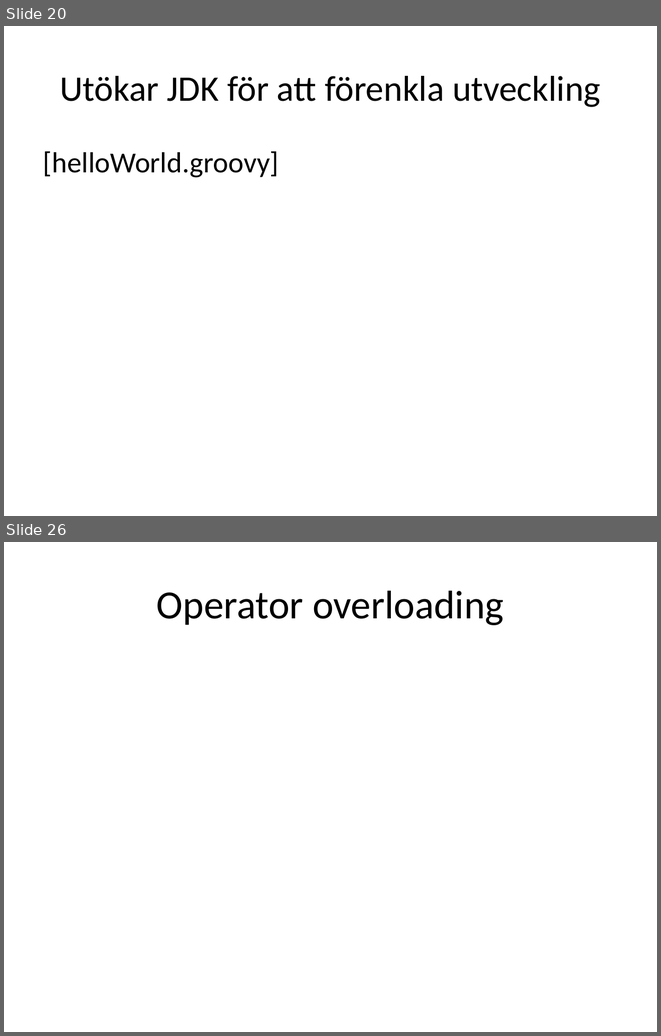
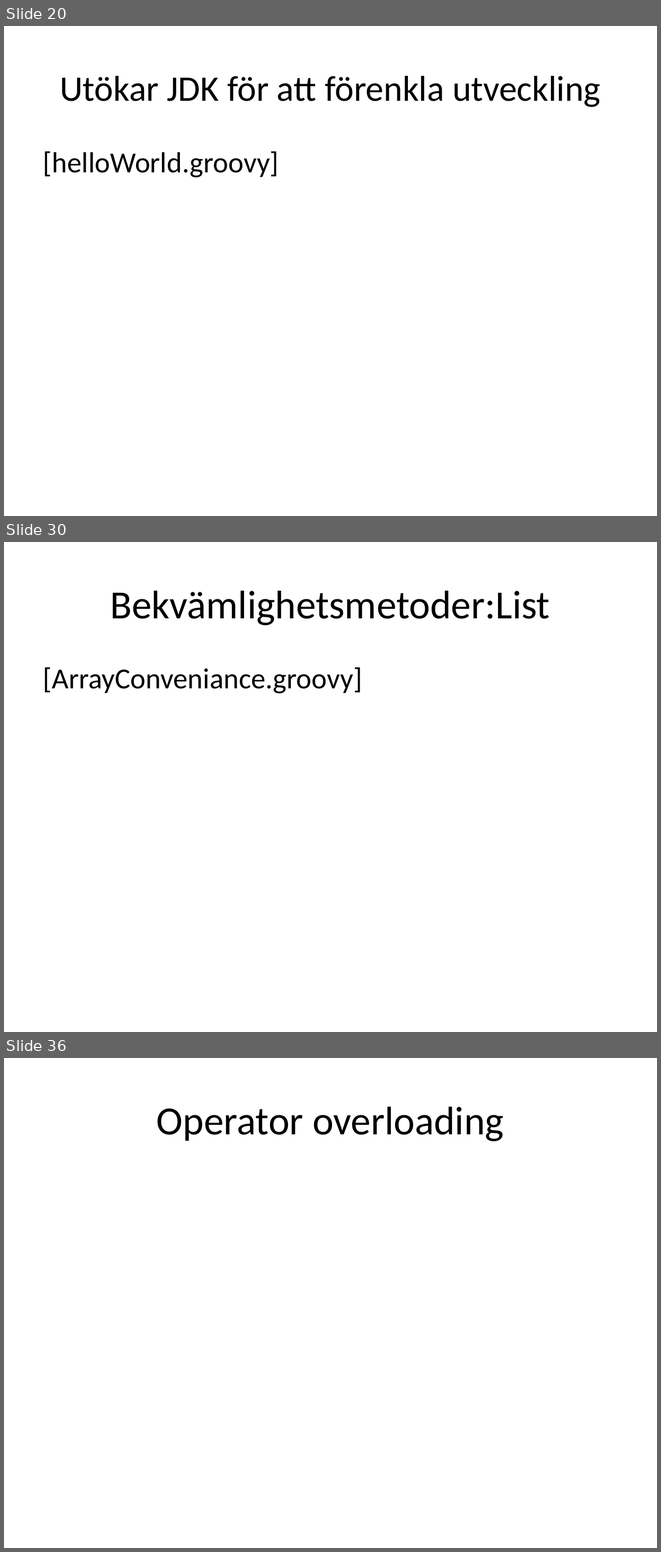
Before and after one commit to me97esn/groovyseminarium, a slide deck: groovyseminarie/dokument/groovyseminarium_source.pptx. Shown one above the other, each under a label of ours: slides 20 and 26 before the commit, slides 20, 30 and 36 after it; the slides between them are not shown. The pictures are 661x1036 and 661x1552 pixels, drawn with LibreOffice and Linux fonts; fonts in the diff are those of the drawing. Boxes give left, top, right and bottom in pixels: in the first picture for what was removed or moved away, otherwise in the second. Text is boxed around its words. In the diff, an @@ line names an element or a change of style, - is before the commit and + after.

Commit message:
lagt till conveniance methods

```diff
--- a/groovyseminarie/dokument/groovyseminarium_source.pptx
+++ b/groovyseminarie/dokument/groovyseminarium_source.pptx
@@ slide 30 added at (4, 542, 657, 1032), background #FFFFFF @@
@@ title added at (110, 590, 550, 625), 44 pt, text #000000 @@
+Bekvämlighetsmetoder:List
@@ text added at (43, 667, 362, 694), 32 pt, text #000000 @@
+[ArrayConveniance.groovy]
@@ what was slide 26 is now slide 36 @@
```
Also in this commit, not shown: 6 slides changed, 8 other slides added, 6 other files.
